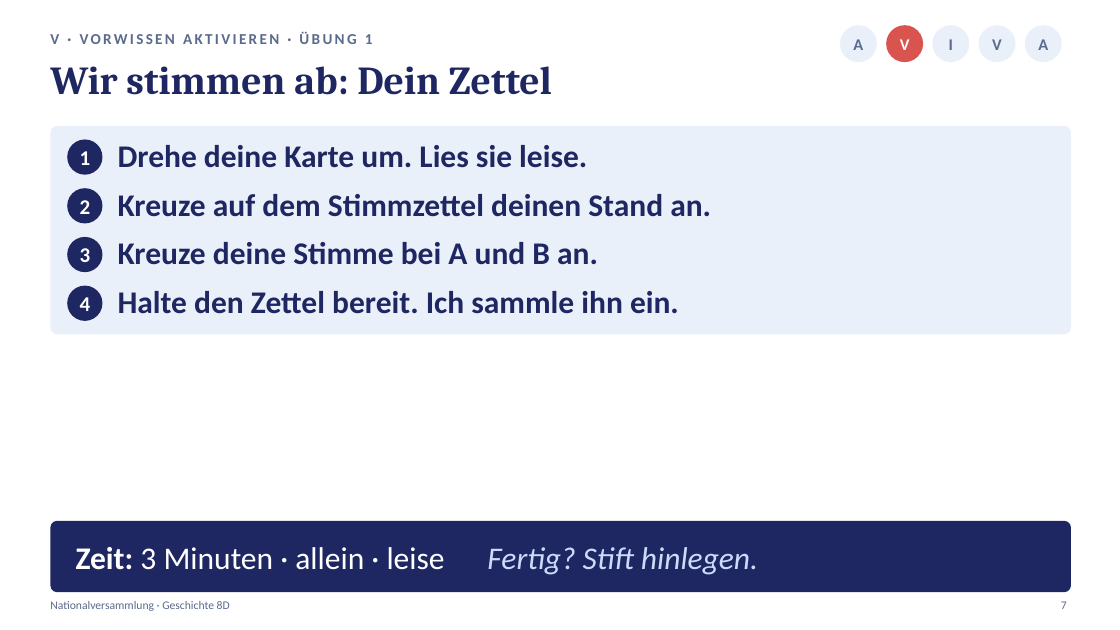
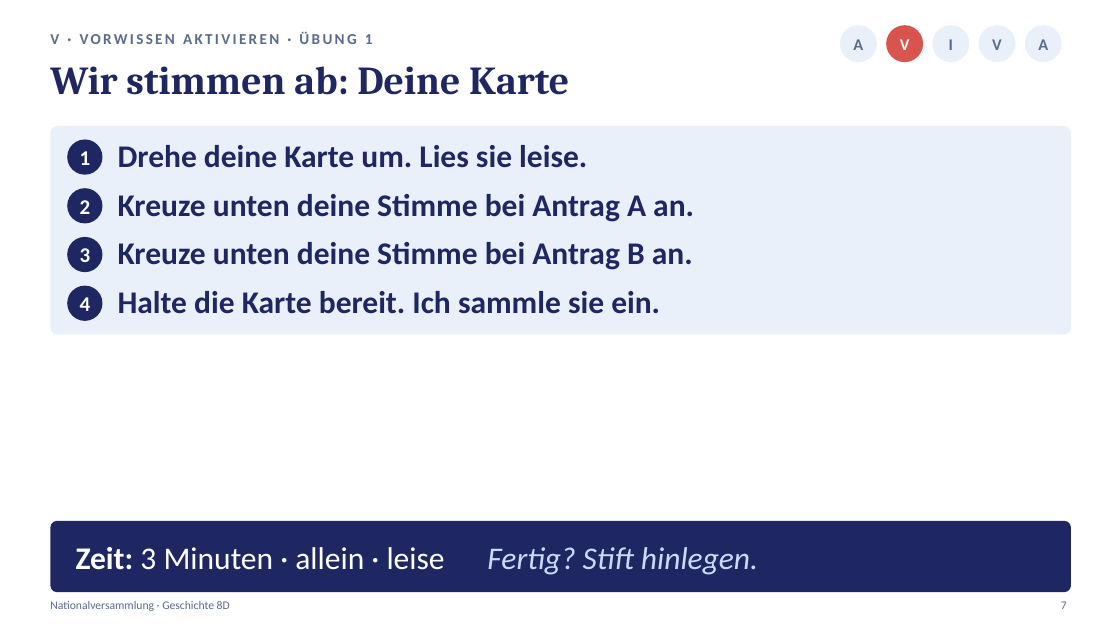
Before and after one commit to golzkonstantin-gif/Schule, a slide deck: slide 7 of Geschichte_8D/Stunde2_Nationalversammlung/Praesentation_Stunde2_Nationalversammlung_8D.pptx. Drawn at 1120x630 pixels with LibreOffice and Linux fonts; fonts in the diff are those of the drawing. Boxes give left, top, right and bottom in pixels: in the first picture for what was removed or moved away, otherwise in the second. Text is boxed around its words. In the diff, an @@ line names an element or a change of style, - is before the commit and + after.

```diff
--- a/Geschichte_8D/Stunde2_Nationalversammlung/Praesentation_Stunde2_Nationalversammlung_8D.pptx
+++ b/Geschichte_8D/Stunde2_Nationalversammlung/Praesentation_Stunde2_Nationalversammlung_8D.pptx
@@ text at bbox=[50, 66, 569, 95]: text changed @@
-Wir stimmen ab: Dein Zettel
+Wir stimmen ab: Deine Karte
@@ text at bbox=[118, 194, 694, 222]: text changed @@
-Kreuze auf dem Stimmzettel deinen Stand an.
+Kreuze unten deine Stimme bei Antrag A an.
@@ text at bbox=[118, 242, 693, 270]: text changed @@
-Kreuze deine Stimme bei A und B an.
+Kreuze unten deine Stimme bei Antrag B an.
@@ text at bbox=[118, 291, 660, 314]: text changed @@
-Halte den Zettel bereit. Ich sammle ihn ein.
+Halte die Karte bereit. Ich sammle sie ein.
```
Also in this commit, not shown: 1 other slide changed, 15 other files.
